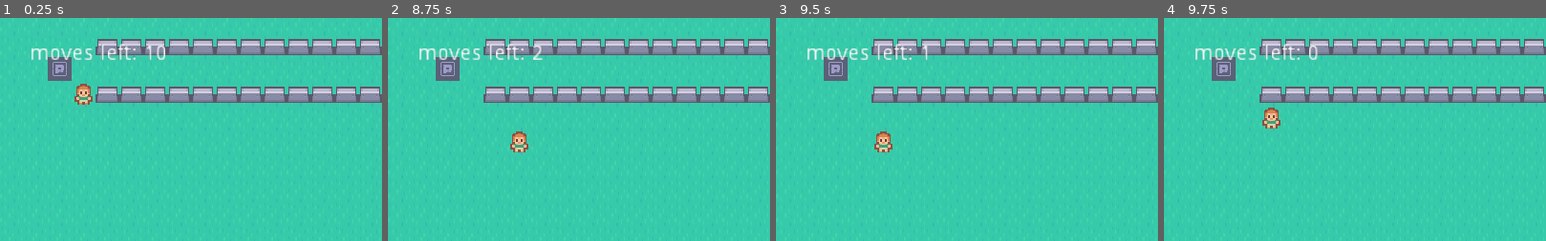
Above: before the commit, frames 1-4 (left to right).
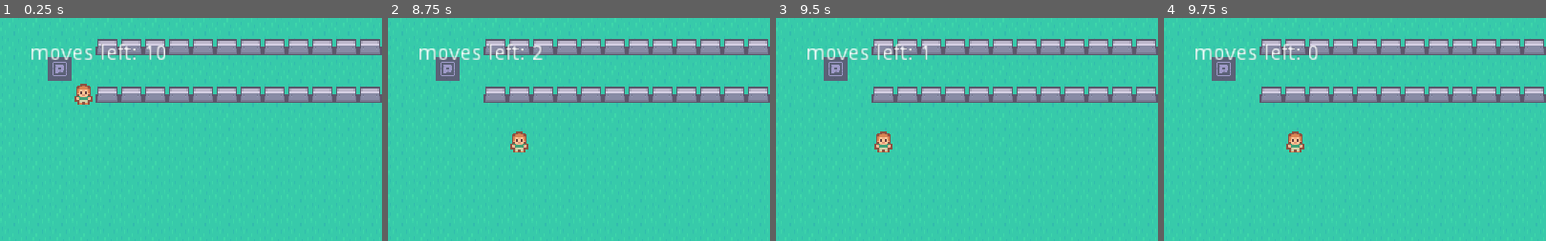
Above: after the commit, the same moments.

Repository: dsg-jam/LD50
Game: Godot game, scene res://scenes/playground.tscn
The game is run twice, just before and just after one commit, with the same random seed, the same clock (stepped at 60 frames per second) and the same inputs.
Inputs:
- Up to frame 1 (0.25 s): no input
- Up to frame 2 (8.75 s): tap Enter at 0.5, 2, 3.5 s; hold Right (move_right) 0.53-1.28 s; tap Space at 1.25, 2.75, 4.25 s; hold Down (move_down) 1.28-2.03 s; hold Right (move_right) 2.03-2.78 s; hold Up (move_up) 2.78-3.53 s; hold Left (move_left) 3.53-5.03 s; hold Down (move_down) 5.03-5.78 s; hold Right (move_right) 5.78-6.53 s; hold Up (move_up) 6.53-7.28 s; hold Right (move_right) 7.28-8.03 s; hold Down (move_down) from 8.03 s (still down)
- Up to frame 3 (9.5 s): release Down (move_down) at 8.78 s; hold Left (move_left) from 8.78 s (still down)
- Up to frame 4 (9.75 s): release Left (move_left) at 9.53 s; hold Up (move_up) from 9.53 s (still down)
The pictures show only the part of the screen within x 0-50%, y 2-52%; the shares and areas given below are measured in that part.

Frames 1-3 are identical in both runs. In frame 4, 0.7% of the frame differs, in the area x 25-37%, y 40-61%.

Commit message:
reset player position

Diff:
--- a/scripts/player.gd
+++ b/scripts/player.gd
@@ -4,6 +4,7 @@
 
 var MAX_SPEED: int = 50
 var TILE_SIZE: int = 16
+var last_checkpoint := Vector2.ONE
 
 var DIRECTIONS: Dictionary = {
 	"move_up": Vector2.UP,
@@ -18,11 +19,14 @@
 
 
 func _ready():
-	self.position = self.position.snapped(Vector2.ONE * TILE_SIZE)
-	self.position += Vector2.ONE * TILE_SIZE/2
+	set_player_position(last_checkpoint)
 	moves_left = MAX_PLAYER_MOVES;
 	emit_signal("update_moves_left_counter", moves_left)
 
+
+func set_player_position(pos:Vector2):
+	self.position = self.position.snapped(pos * TILE_SIZE)
+	self.position += Vector2.ONE * TILE_SIZE/2
 
 func _unhandled_input(event):
 	for dir in DIRECTIONS:
@@ -55,3 +59,5 @@
 func decreas_moves_left():
 	moves_left -= 1
 	emit_signal("update_moves_left_counter", moves_left)
+	if (moves_left <= 0) :
+		set_player_position(last_checkpoint)
